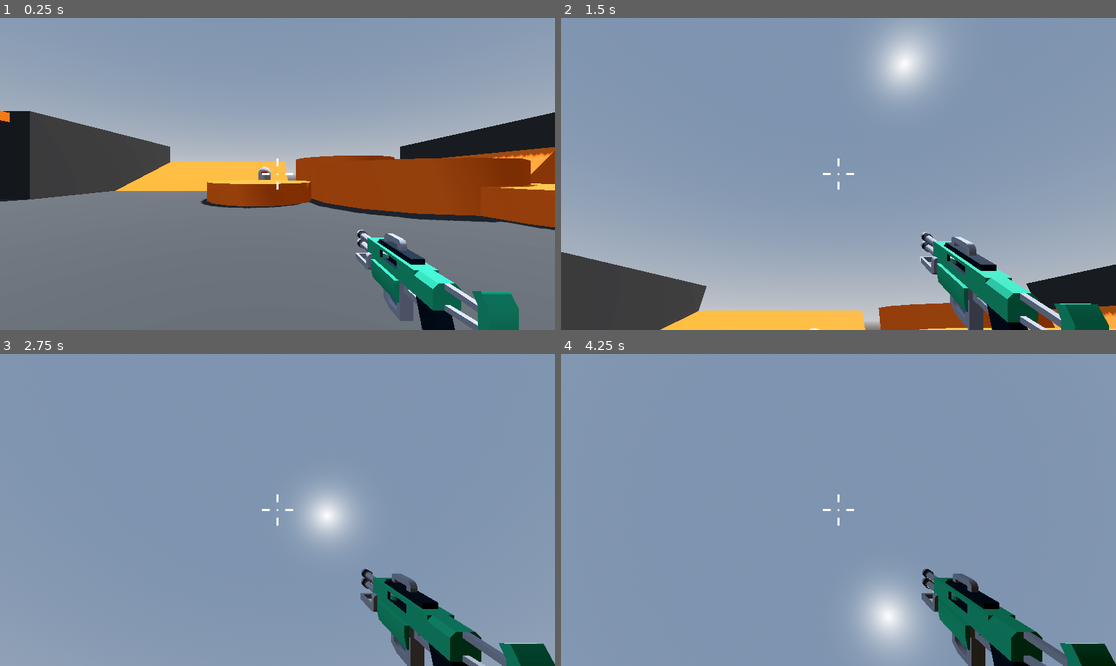
Above: before the commit, frames 1-4 (two rows, left to right).
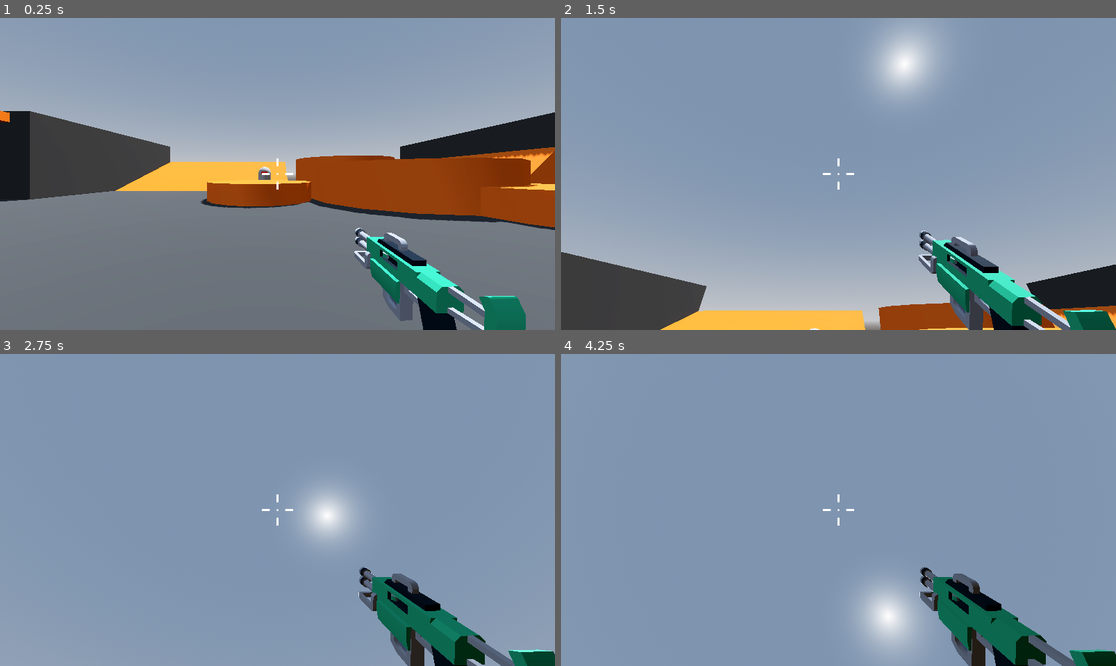
Above: after the commit, the same moments.

Repository: tnargy/RoboRampage
Game: Godot game, scene res://Levels/Sandbox.tscn
Two runs of this game, one before a commit and one after it. Both use one fixed random seed, a clock stepped at 60 frames per second and the inputs below.
Inputs (mouse positions are in pixels of both pictures, inside the frame that each line leads up to):
- Up to frame 1 (0.25 s): no input
- Up to frame 2 (1.5 s): tap Enter at 0.5 s; move the mouse to (866, 174) at 0.52 s; press the mouse at (866, 174) at 0.53 s; hold W (move_forward) from 0.53 s (still down); tap Space (jump) at 0.77 s; move the mouse to (810, 174) at 1.27 s; release the mouse at (810, 174) at 1.28 s; click (810, 174) at 1.35 s
- Up to frame 3 (2.75 s): keep holding W (move_forward); tap Space (jump) at 1.52 s; move the mouse to (288, 503) at 2.02 s; press the mouse at (288, 503) at 2.03 s
- Up to frame 4 (4.25 s): keep holding W (move_forward); move the mouse to (832, 516) at 2.77 s; release the mouse at (832, 516) at 2.78 s; click (832, 516) at 2.85 s; tap Space (jump) at 3.02, 3.77 s; move the mouse to (877, 513) at 3.52 s; press the mouse at (877, 513) at 3.53 s

The runs differ from the first frame. In frame 1, 0.9% of the frame differs, in the area x 63-95%, y 67-100%; in frame 2, 1.1%, in the area x 64-100%, y 68-100%; in frame 3, 1.0%; in frame 4, 1.0%.

Commit message:
ATTACK

Diff:
--- a/Enemy/enemy.gd
+++ b/Enemy/enemy.gd
@@ -1,13 +1,22 @@
+class_name Enemy
 extends CharacterBody3D
 
 
 const SPEED = 5.0
-const AGGRO_RANGE := 12.0
 @export_range(0,5,0.5) var attack_range := 1.5
+@export var aggro_range := 12.0
+@export var max_health := 100
+@export var damage := 15
 @onready var navigation_agent_3d = %NavigationAgent3D
 @onready var animation_player = %AnimationPlayer
-var player : CharacterBody3D
+var player : Player
 var provoked := false
+var hitpoints : int = max_health :
+	set(value):
+		hitpoints = value
+		if hitpoints <= 0:
+			queue_free()
+		provoked = true
 
 func _ready():
 	player = get_tree().get_first_node_in_group("player")
@@ -26,7 +35,7 @@
 	var direction = global_position.direction_to(next_pos)
 	var distance = global_position.distance_to(player.global_position)
 
-	if distance <= AGGRO_RANGE:
+	if distance <= aggro_range:
 		provoked = true
 
 	if provoked and distance <= attack_range:
@@ -52,4 +61,4 @@
 
 
 func attack():
-	print("Enemy Attack!")
+	player.hitpoints -= damage
--- a/Player/Player.tscn
+++ b/Player/Player.tscn
@@ -28,7 +28,7 @@
 script = ExtResource("2_oslpa")
 
 [node name="blasterP" parent="CameraPivot/SmoothCamera" instance=ExtResource("3_ddoul")]
-transform = Transform3D(-1, 0, -8.74228e-08, 0, 1, 0, 8.74228e-08, 0, -1, 0.6, -0.5, -1)
+transform = Transform3D(-0.999391, 0, -0.0348995, -0.00104934, 0.999548, 0.0300492, 0.0348837, 0.0300675, -0.998939, 0.6, -0.5, -1)
 
 [node name="CenterContainer" type="CenterContainer" parent="."]
 anchors_preset = 15
--- a/Player/player.gd
+++ b/Player/player.gd
@@ -1,11 +1,18 @@
+class_name Player
 extends CharacterBody3D
 
 
 const SPEED = 5.0
 const FALL_MULTIPLIER = 2.5
 @export var jump_height: float = 1.0
+@export var max_health := 100
 @onready var camera_pivot = %CameraPivot
 var mouse_motion := Vector2.ZERO
+var hitpoints : int = max_health :
+	set(value):
+		hitpoints = value
+		if hitpoints <= 0:
+			get_tree().quit()
 
 
 func _ready():
--- a/Weapons/hitscan_weapon.gd
+++ b/Weapons/hitscan_weapon.gd
@@ -1,10 +1,12 @@
 extends Node3D
 
 @export var fire_rate := 14.0
+@export var weapon_damage := 15
 @export var recoil_x := 4
 @export var recoil_z := 0.05
 @export var weapon_mesh : MeshInstance3D
-@onready var cooldown = %Cooldown
+@onready var cooldown = $Cooldown
+@onready var ray_cast_3d = $RayCast3D
 @onready var weapon_position : Vector3 = weapon_mesh.position
 var camera_pivot
 
@@ -26,3 +28,6 @@
 		cooldown.start(1.0 / fire_rate)
 		weapon_mesh.position.z -= recoil_z
 		camera_pivot.rotation_degrees.x += recoil_x
+		var collider = ray_cast_3d.get_collider()
+		if collider is Enemy:
+			collider.hitpoints -= weapon_damage
--- a/Weapons/hitscan_weapon.tscn
+++ b/Weapons/hitscan_weapon.tscn
@@ -6,5 +6,7 @@
 script = ExtResource("1_ngl63")
 
 [node name="Cooldown" type="Timer" parent="."]
-unique_name_in_owner = true
 one_shot = true
+
+[node name="RayCast3D" type="RayCast3D" parent="."]
+target_position = Vector3(0, 0, 100)
